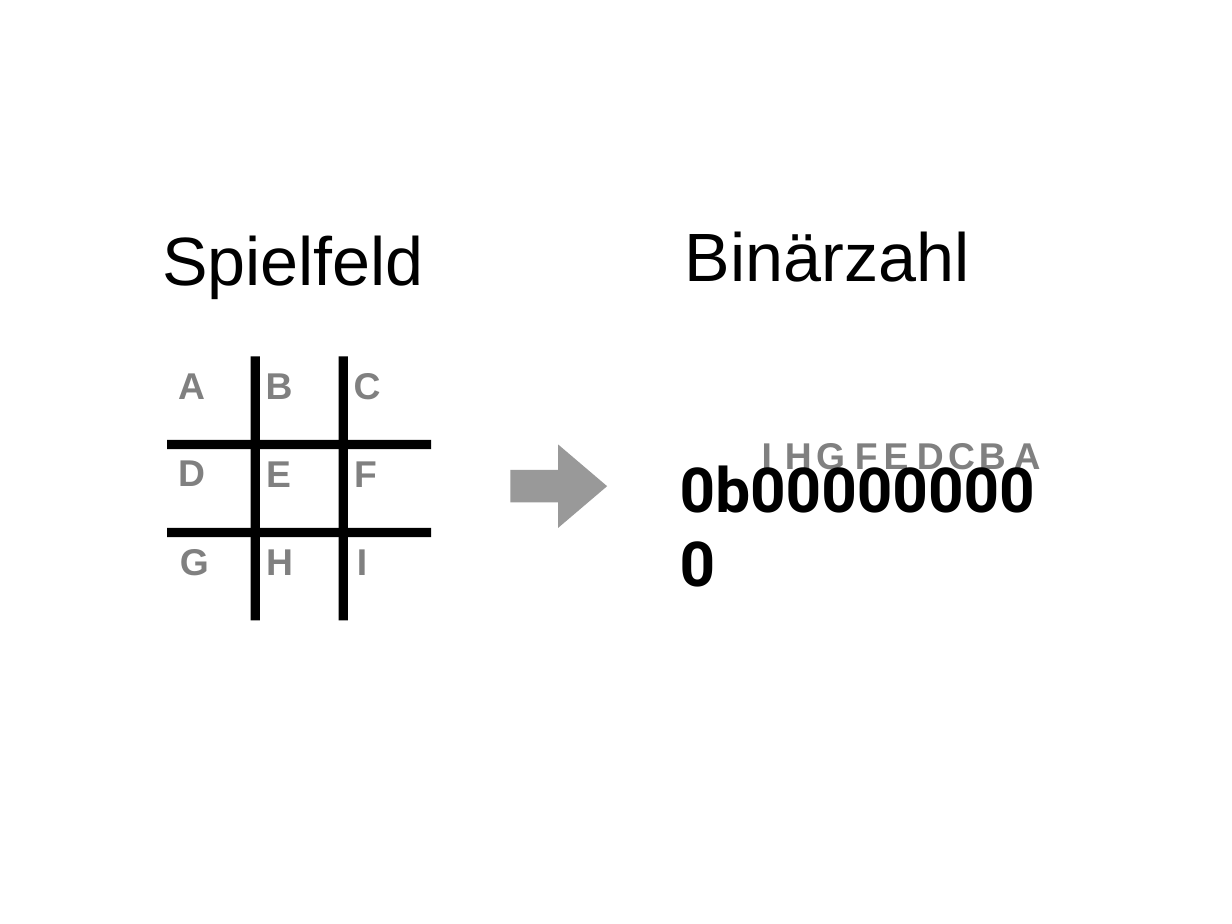
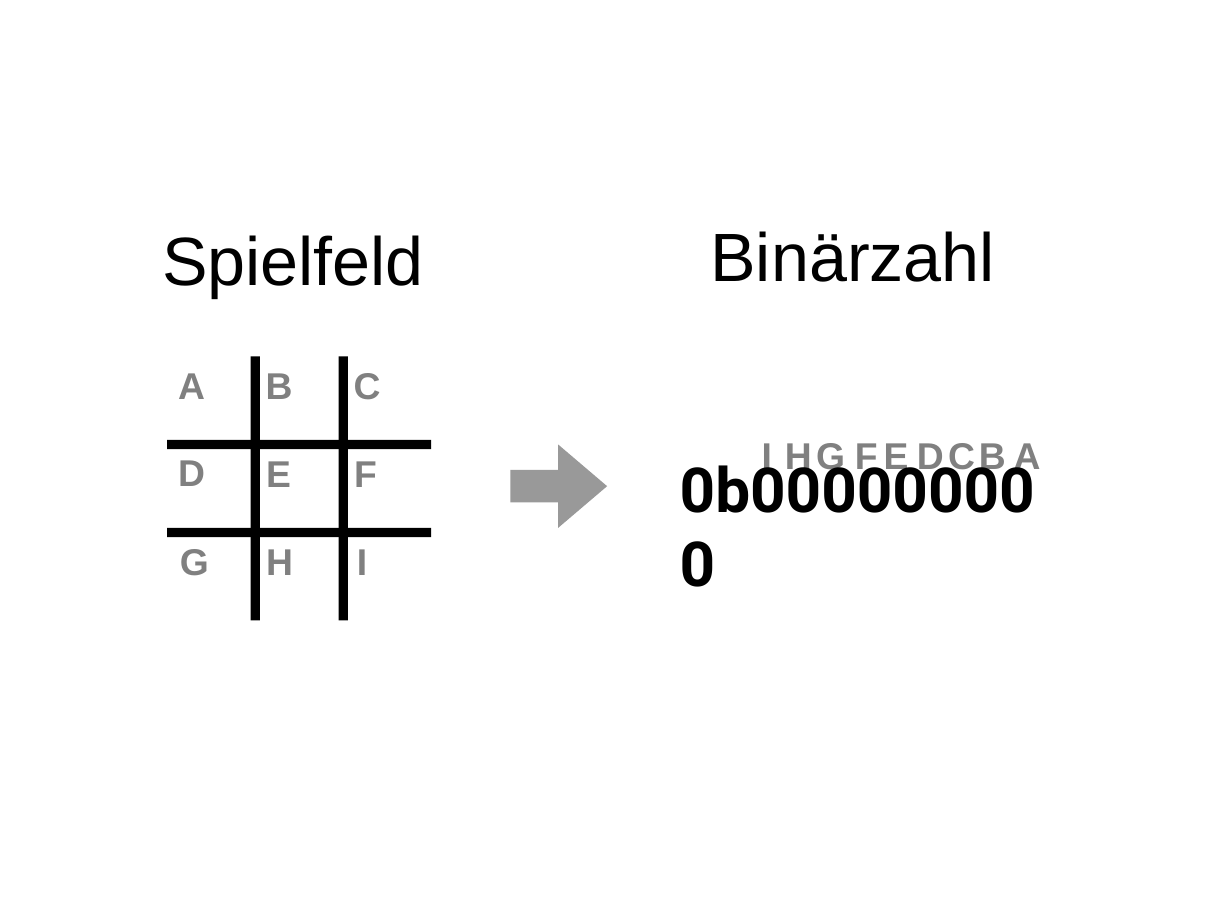
Before and after one commit to hotwolf/TicTacToe, a slide deck: slide 6 of Workshop/Software.odp (slide 1 before the commit). Drawn at 1232x924 pixels with LibreOffice and Linux fonts; fonts in the diff are those of the drawing. Boxes give left, top, right and bottom in pixels: in the first picture for what was removed or moved away, otherwise in the second. Text is boxed around its words. In the diff, an @@ line names an element or a change of style, - is before the commit and + after.

```diff
--- a/Workshop/Software.odp
+++ b/Workshop/Software.odp
@@ text "Binärzahl": place and size @@
-text "Binärzahl" at [685,231,970,282]
+text "Binärzahl" at [711,231,996,282]
```
Also in this commit, not shown: 4 other slides changed, 12 slides added, 1 slide removed, 23 other files.
